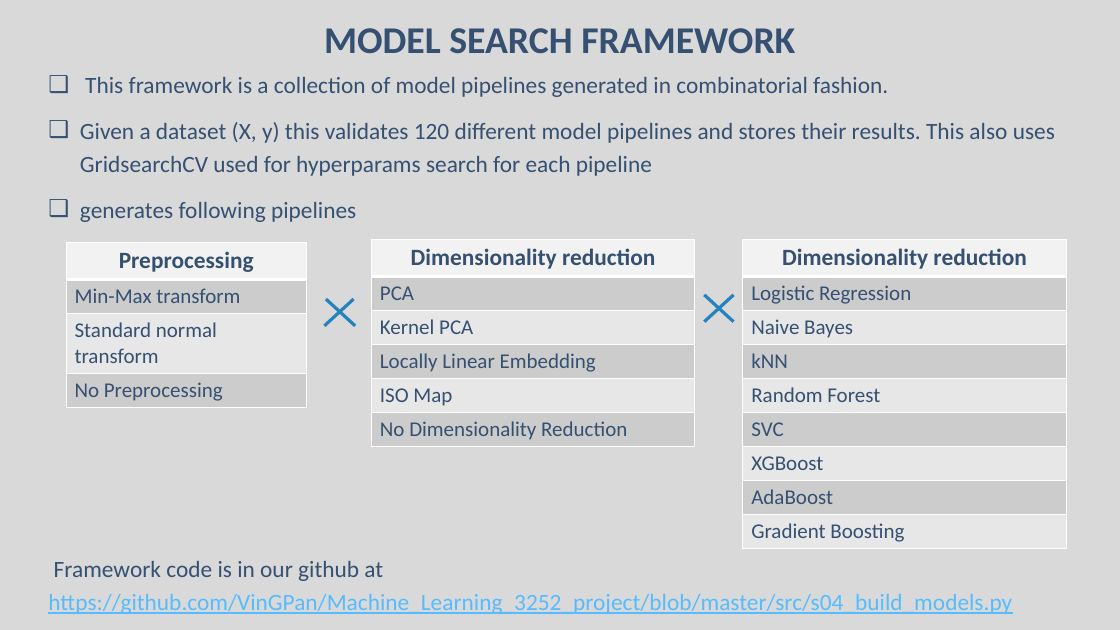
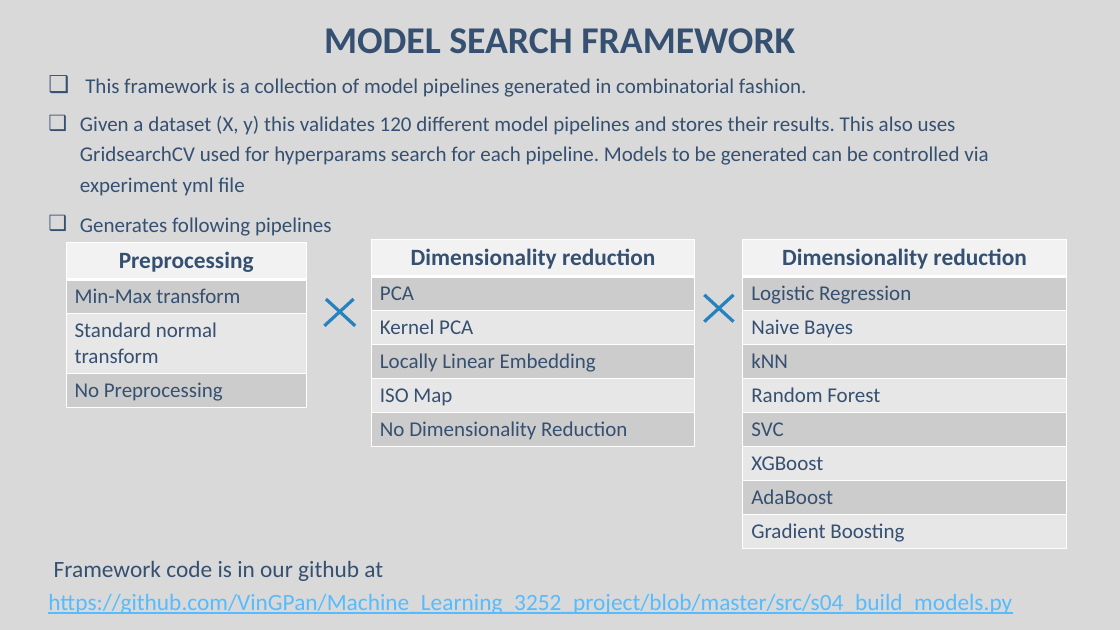
Before and after one commit to VinGPan/Machine_Learning_3252_project, a slide deck: slide 9 of Project_Presentation.pptx. Drawn at 1120x630 pixels with LibreOffice and Linux fonts; fonts in the diff are those of the drawing. Boxes give left, top, right and bottom in pixels: in the first picture for what was removed or moved away, otherwise in the second. Text is boxed around its words. In the diff, an @@ line names an element or a change of style, - is before the commit and + after.

Commit message:
- minor fixes to presentation - added yml contents to notebook

```diff
--- a/Project_Presentation.pptx
+++ b/Project_Presentation.pptx
@@ text at <box>85,78,806,97</box>: size 20 to 18 pt in "This framework is a collection of model ..."; less space between paragraphs @@
@@ text at <box>80,116,988,236</box>: text changed; size 20 to 18 pt @@
-❑ Given a dataset (X, y) this validates 120 different model pipelines and stores their results. This also uses GridsearchCV used for hyperparams search for each pipeline
-❑ generates following pipelines
+❑ Given a dataset (X, y) this validates 120 different model pipelines and stores their results. This also uses GridsearchCV used for hyperparams search for each pipeline. Models to be generated can be controlled via experiment yml file
+❑ Generates following pipelines
```
Also in this commit, not shown: 1 other file.
